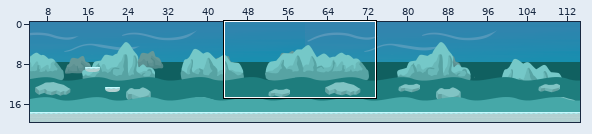
Two versions of a level (Tiled map (JSON), public/assets/tilemaps/nivel3.json). Above: a wide view before the commit, with the close-up outlined.
Close-up. Earlier state:
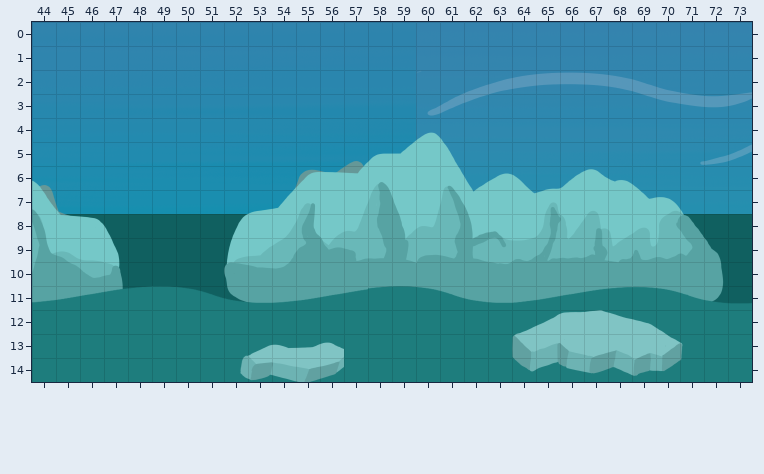
Cells are 100x100 px. Shown: x 44..73, y 0..14. The commit also changed other parts of the map, which this record leaves out. Tiles whose own drawing changed are shown in their newer look in all pictures.
After the commit:
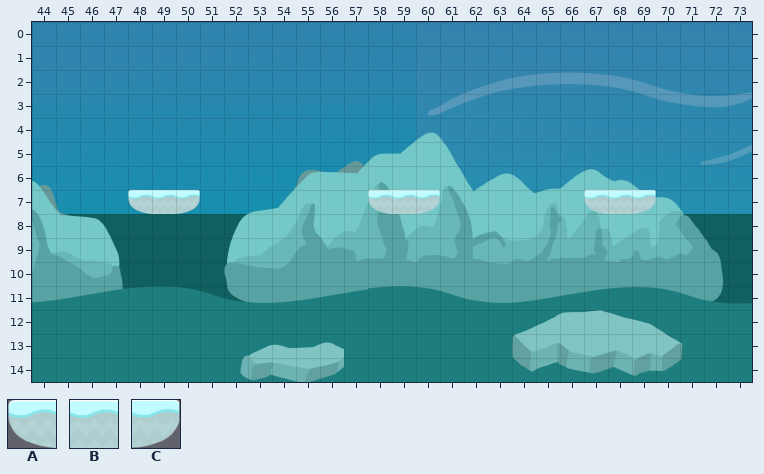
Key: from "plataformas": A 1, B 2, C 3.
_ is an empty cell, . an unchanged one.
The exact change:
--- layer "platforms"
@@ x 48..69 @@
- 7 ___.......___......___
+ 7 ABC.......ABC......ABC
